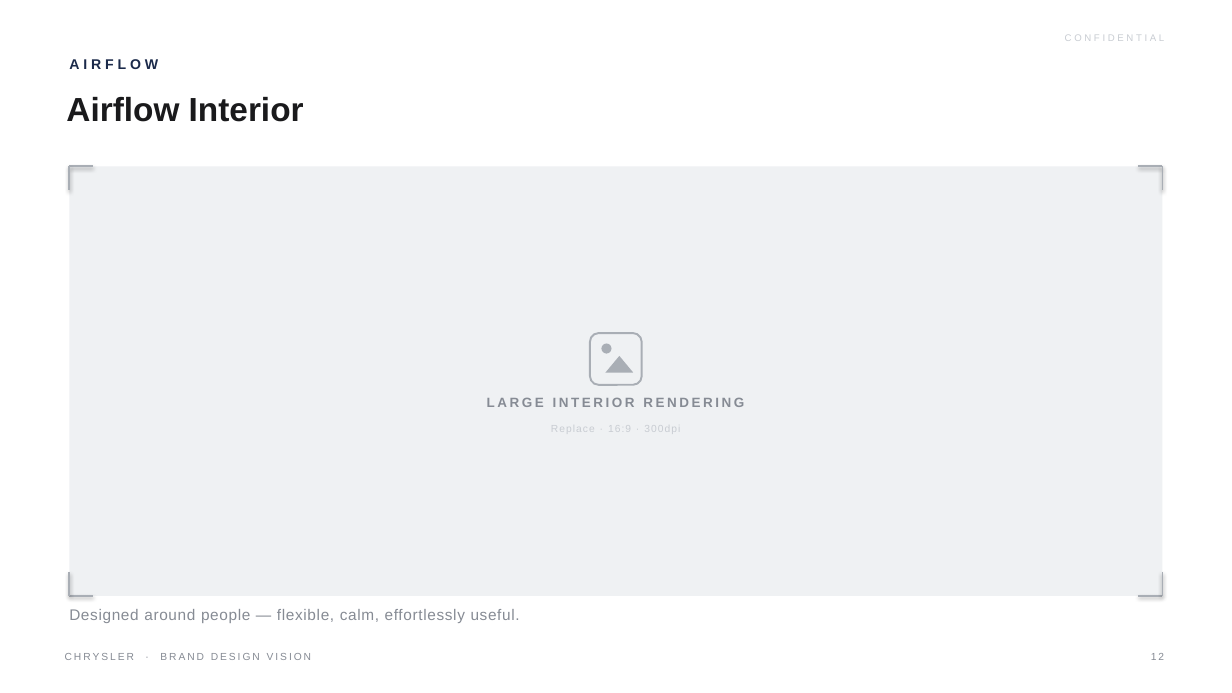
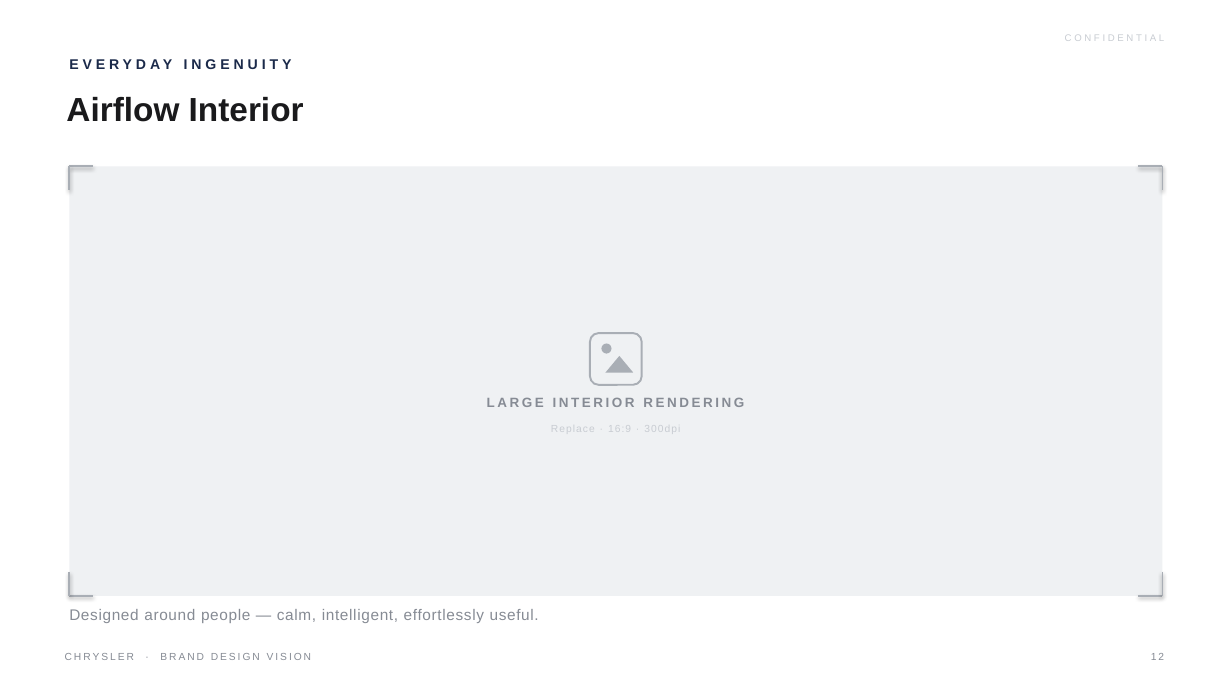
Before and after one commit to LG-Succe55/CLAUDE, a slide deck: slide 12 of Chrysler_Brand_Design_Vision.pptx. Drawn at 1232x693 pixels with LibreOffice and Linux fonts; fonts in the diff are those of the drawing. Boxes give left, top, right and bottom in pixels: in the first picture for what was removed or moved away, otherwise in the second. Text is boxed around its words. In the diff, an @@ line names an element or a change of style, - is before the commit and + after.

```diff
--- a/Chrysler_Brand_Design_Vision.pptx
+++ b/Chrysler_Brand_Design_Vision.pptx
@@ text at [69, 59, 158, 69]: text changed @@
-AIRFLOW
+EVERYDAY INGENUITY
@@ text at [69, 609, 539, 623]: text changed @@
-Designed around people — flexible, calm, effortlessly useful.
+Designed around people — calm, intelligent, effortlessly useful.
```
Also in this commit, not shown: 16 other slides changed, 1 other file.
